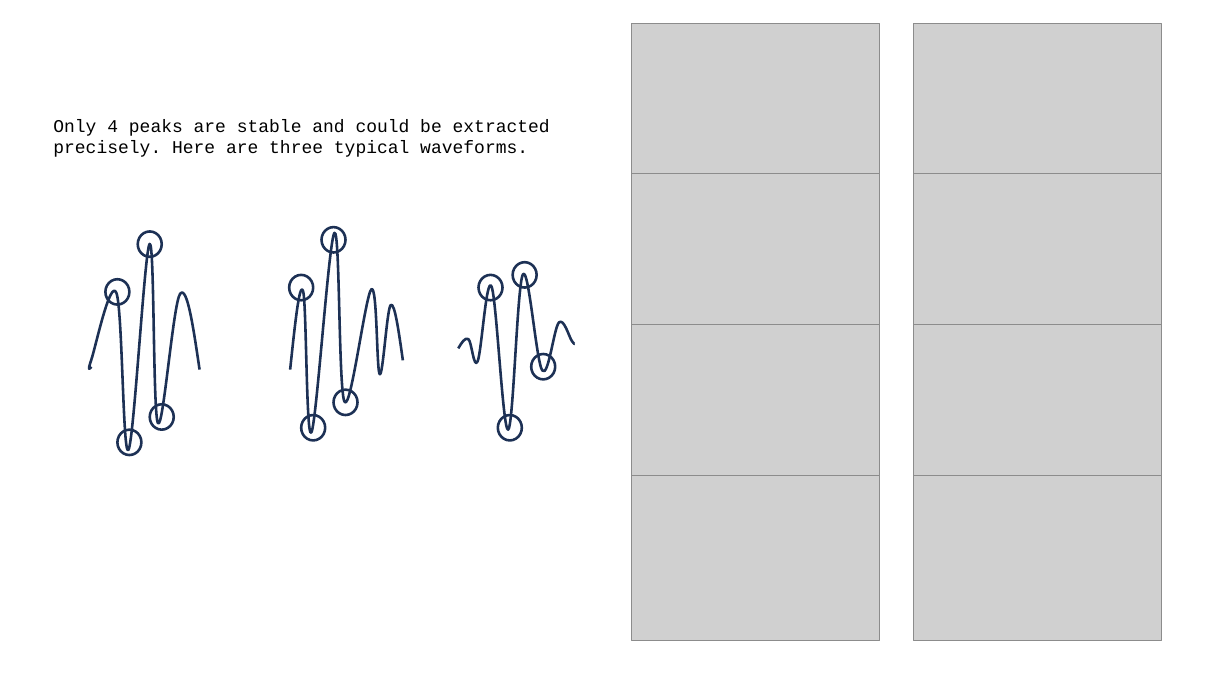
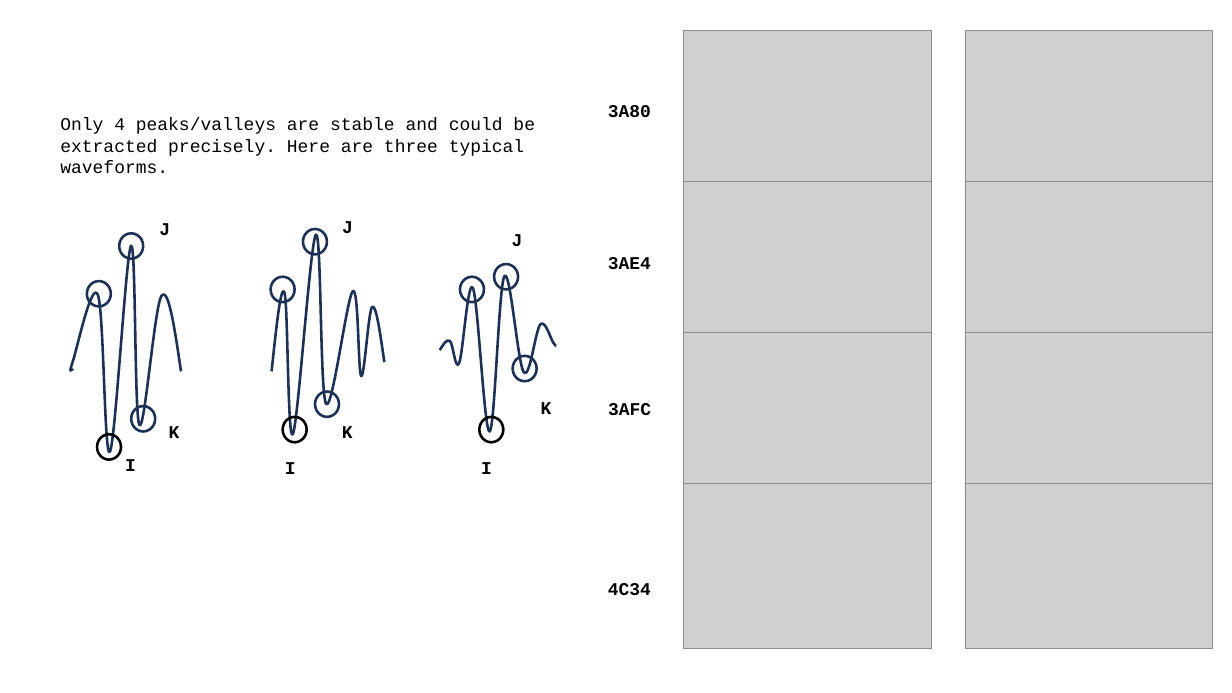
Before and after one commit to A-Big-Tortoise/Presentation, a slide deck: slide 5 of Presentation_0729_JiayuChen.pptx. Drawn at 1232x693 pixels with LibreOffice and Linux fonts; fonts in the diff are those of the drawing; grey boxes stand for pictures. Boxes give left, top, right and bottom in pixels: in the first picture for what was removed or moved away, otherwise in the second. Text is boxed around its words. In the diff, an @@ line names an element or a change of style, - is before the commit and + after.

```diff
--- a/Presentation_0729_JiayuChen.pptx
+++ b/Presentation_0729_JiayuChen.pptx
@@ text at box(60, 118, 535, 173): text changed @@
-Only 4 peaks are stable and could be extracted precisely. Here are three typical waveforms.
+Only 4 peaks/valleys are stable and could be extracted precisely. Here are three typical waveforms.
@@ text added at box(608, 105, 651, 117), 14 pt, text #000000, bold @@
+3A80
@@ text added at box(159, 223, 170, 235), 14 pt, text #000000, bold @@
+J
@@ text added at box(342, 221, 353, 233), 14 pt, text #000000, bold @@
+J
@@ text added at box(512, 234, 523, 246), 14 pt, text #000000, bold @@
+J
@@ text added at box(608, 257, 651, 269), 14 pt, text #000000, bold @@
+3AE4
@@ picture: place and size @@
-picture at box(632, 324, 880, 490)
+picture at box(684, 333, 932, 498)
@@ picture: place and size @@
-picture at box(914, 324, 1162, 490)
+picture at box(965, 333, 1213, 498)
@@ 11 ellipses, 3 freeform shapes: place and size @@
-11 ellipses, 3 freeform shapes at box(89, 227, 575, 450)
+11 ellipses, 3 freeform shapes at box(70, 229, 556, 452)
@@ text added at box(541, 402, 552, 414), 14 pt, text #000000, bold @@
+K
@@ text added at box(608, 403, 651, 416), 14 pt, text #000000, bold @@
+3AFC
@@ outline #1E3256 2 pt to #000000 2 pt in 3 elements at box(480, 417, 504, 442), box(283, 417, 307, 442), box(97, 434, 121, 459) @@
@@ ellipse: place and size @@
-ellipse at box(117, 430, 141, 455)
+ellipse at box(97, 434, 121, 459)
@@ text added at box(169, 426, 180, 438), 14 pt, text #000000, bold @@
+K
@@ text added at box(342, 426, 353, 438), 14 pt, text #000000, bold @@
+K
@@ text added at box(125, 459, 136, 471), 14 pt, text #000000, bold @@
+I
@@ text added at box(285, 462, 296, 474), 14 pt, text #000000, bold @@
+I
@@ text added at box(481, 462, 492, 474), 14 pt, text #000000, bold @@
+I
@@ 6 pictures: place and size @@
-6 pictures at box(632, 23, 1162, 641)
+6 pictures at box(684, 30, 1213, 649)
@@ text added at box(608, 583, 651, 596), 14 pt, text #000000, bold @@
+4C34
```
Also in this commit, not shown: 2 other slides changed, 1 slide added.
